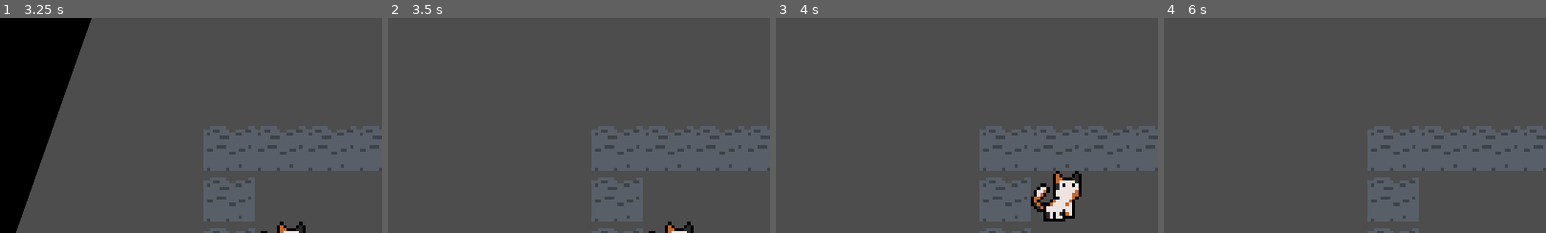
Above: before the commit, frames 1-4 (left to right).
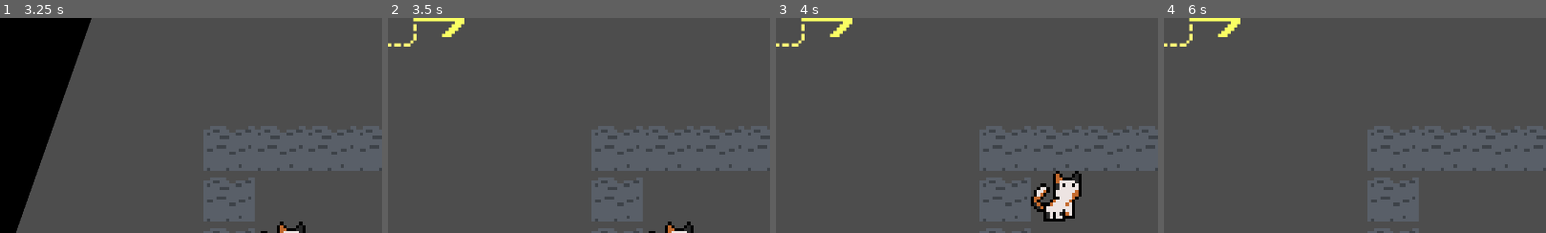
Above: after the commit, the same moments.

Repository: Just-a-Bee/Chrono-Cat
Game: Godot game, scene res://ui/title/title.tscn
Same seed, same stepped clock (60 frames per second), same inputs: the game is played once before the commit and once after it.
Inputs (mouse positions are % of the whole screen's width and height, from its top left):
- Up to frame 1 (3.25 s): click "Play" at 0.5 s; tap Enter (ui_accept) at 1.25, 1.52, 2.27 s; move the mouse to (72, 45) at 1.27 s; hold D (right) 1.28-2.03 s; hold X (rewind) 1.28-2.03 s; click (72, 45) at 1.42 s; move the mouse to (30, 55) at 2.02 s; hold S (down) 2.03-2.78 s; tap X (rewind) at 2.1, 3.05 s; move the mouse to (60, 28) at 2.77 s; hold D (right) from 2.78 s (still down); hold Z (undo) from 2.78 s (still down)
- Up to frame 2 (3.5 s): keep holding D (right); keep holding Z (undo)
- Up to frame 3 (4 s): move the mouse to (45, 70) at 3.52 s; release D (right) at 3.53 s; release Z (undo) at 3.53 s; hold W (up) from 3.53 s (still down); tap X (rewind) at 3.6 s; click (45, 70) at 3.67 s; tap Enter (ui_accept) at 3.77 s
- Up to frame 4 (6 s): tap Enter (ui_accept) at 4.25, 4.52, 5.27, 5.75 s; move the mouse to (80, 65) at 4.27 s; release W (up) at 4.28 s; hold X (rewind) 4.28-5.03 s; hold A (left) 4.28-5.78 s; tap R (restart) at 5 s; move the mouse to (20, 35) at 5.02 s; tap Z (undo) at 5.1 s; tap X (rewind) at 5.3 s; move the mouse to (55, 50) at 5.77 s; hold S (down) from 5.78 s (still down); hold X (rewind) from 5.78 s (still down); click (55, 50) at 5.92 s
The pictures show only the part of the screen within x 0-50%, y 0-50%; the shares and areas given below are measured in that part.

Frame 1 is identical in both runs. In frame 2, 0.6% of the frame differs, in the area x 0-20%, y 0-14%; in frame 3, 0.6%; in frame 4, 0.6%.

Commit message:
Rewind direction indicator arrow added

Diff:
--- a/level_files/level.gd
+++ b/level_files/level.gd
@@ -192,9 +192,7 @@
 # function to move the rewind cursor (NEEDS CHANGING)
 func move_cursor(direction:Vector2i):
 	cursor_pos += direction
-	# animate cursor movement
-	var tween = get_tree().create_tween()
-	tween.tween_property(rewind_cursor, "position", map_to_local(cursor_pos), .3).set_trans(Tween.TRANS_QUINT).set_ease(Tween.EASE_OUT)
+	rewind_cursor.move(map_to_local(cursor_pos))
 # function to rewind current target of rewind cursor
 func activate_rewind():
 	if actor_dictionary.has(cursor_pos):
--- /dev/null
+++ b/level_files/rewind_cursor.gd
@@ -0,0 +1,43 @@
+extends Sprite2D
+
+var tween:Tween = null
+var tween_position:Vector2
+@onready var level:Level = get_parent()
+
+func _ready():
+	tween = get_tree().create_tween()
+	tween.stop()
+	tween.finished.connect(_on_tween_finished)
+
+#does not move actor in level's base, just moves the appearance of the actor, called by level
+func move(new_position):
+	$Arrow.hide()
+	if tween.is_running():
+		tween.stop()
+		position = tween_position
+	tween = get_tree().create_tween()
+	tween.finished.connect(_on_tween_finished)
+	tween_position = new_position
+	tween.tween_property(self, "position", tween_position, .3).set_trans(Tween.TRANS_QUINT).set_ease(Tween.EASE_OUT)
+
+func _on_tween_finished():
+	update_indicator()
+
+# function to update cursor's arrow indicator
+func update_indicator():
+	if level.actor_dictionary.has(level.cursor_pos):
+		var hovered_actor = level.actor_dictionary[level.cursor_pos]
+		if level.rewind_dictionary[hovered_actor].size() > 0:
+			var rewind_direction = level.rewind_dictionary[hovered_actor][-1]
+			set_arrow_rotation(rewind_direction)
+			$Arrow.show()
+
+func set_arrow_rotation(direction:Vector2i):
+	if direction == Vector2i.RIGHT:
+		$Arrow.rotation = 0
+	if direction == Vector2i.DOWN:
+		$Arrow.rotation = PI/2
+	if direction == Vector2i.LEFT:
+		$Arrow.rotation = PI
+	if direction == Vector2i.UP:
+		$Arrow.rotation = -PI/2
--- a/level_files/rewind_cursor.tscn
+++ b/level_files/rewind_cursor.tscn
@@ -1,8 +1,15 @@
-[gd_scene load_steps=2 format=3 uid="uid://bdouobihrvqsg"]
+[gd_scene load_steps=4 format=3 uid="uid://bdouobihrvqsg"]
 
 [ext_resource type="Texture2D" uid="uid://bxnx73kyxodju" path="res://assets/level_stuff/Cursor.png" id="1_xiapj"]
+[ext_resource type="Texture2D" uid="uid://bi2sa4slrf6cn" path="res://assets/level_stuff/Arrow.png" id="2_08ijm"]
+[ext_resource type="Script" path="res://level_files/rewind_cursor.gd" id="2_bni1v"]
 
 [node name="RewindCursor" type="Sprite2D"]
-visible = false
-scale = Vector2(7.11111, 7.11111)
+scale = Vector2(8, 8)
 texture = ExtResource("1_xiapj")
+script = ExtResource("2_bni1v")
+
+[node name="Arrow" type="Sprite2D" parent="."]
+texture = ExtResource("2_08ijm")
+offset = Vector2(16, 0)
+flip_h = true
Binary file added: assets/level_stuff/Arrow.png
Not shown, added: assets/level_stuff/Arrow.png.import
